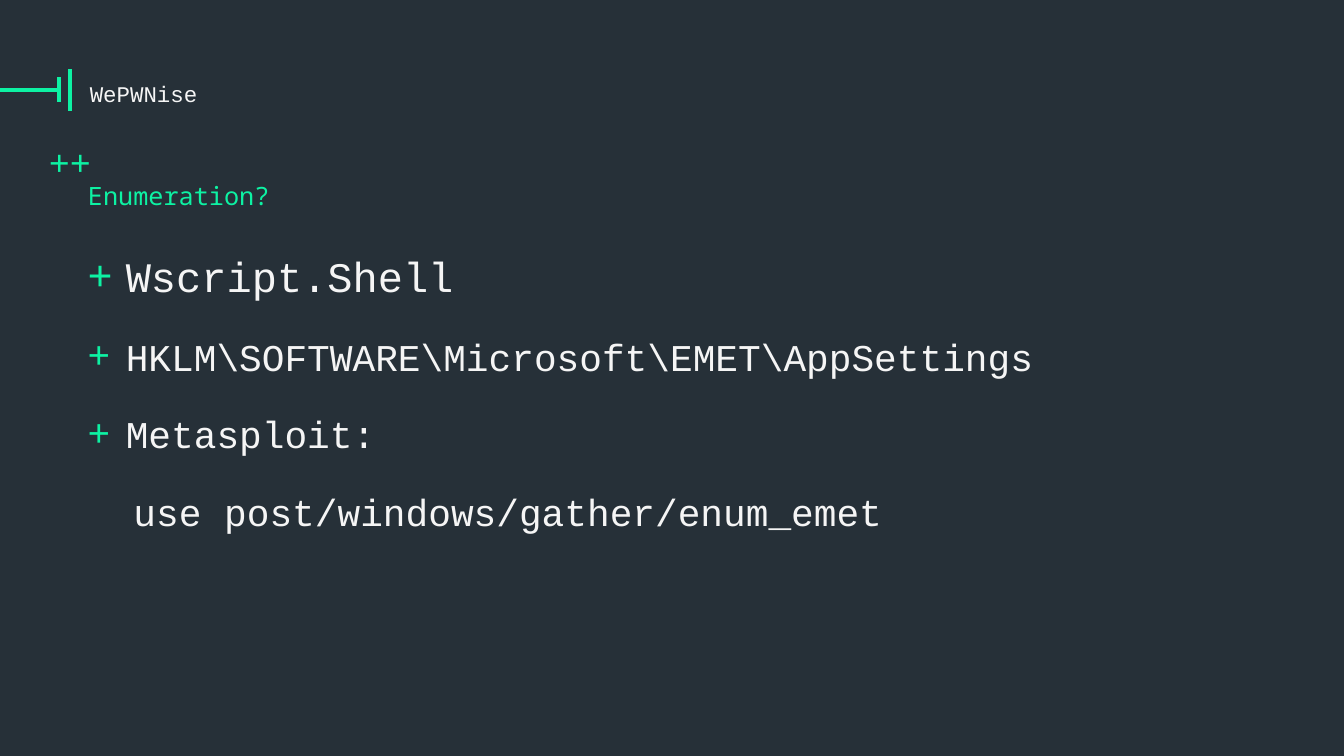
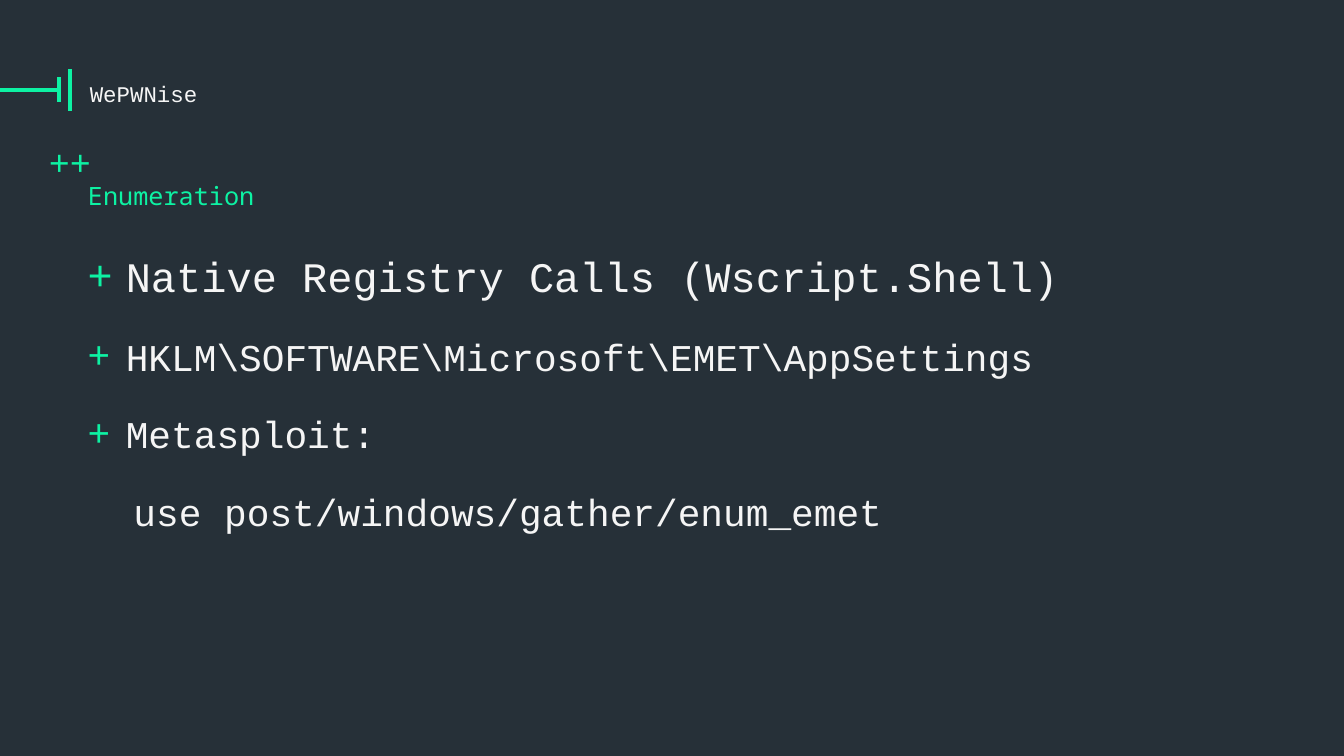
Before and after one commit to vysec/wepwnise-presentation, a slide deck: slide 31 of one-template-to-rule-them-all-v1.8.pptx (slide 32 before the commit). Drawn at 1344x756 pixels with LibreOffice and Linux fonts; fonts in the diff are those of the drawing; background and template pictures are left out. Boxes give left, top, right and bottom in pixels: in the first picture for what was removed or moved away, otherwise in the second. Text is boxed around its words. In the diff, an @@ line names an element or a change of style, - is before the commit and + after.

```diff
--- a/one-template-to-rule-them-all-v1.8.pptx
+++ b/one-template-to-rule-them-all-v1.8.pptx
@@ text at <box>88,186,254,206</box>: text changed @@
-Enumeration?
+Enumeration
@@ text at <box>126,261,1058,301</box>: text changed @@
-+ Wscript.Shell
++ Native Registry Calls (Wscript.Shell)
```
Also in this commit, not shown: 12 other slides changed, 1 slide added, 3 slides removed.
